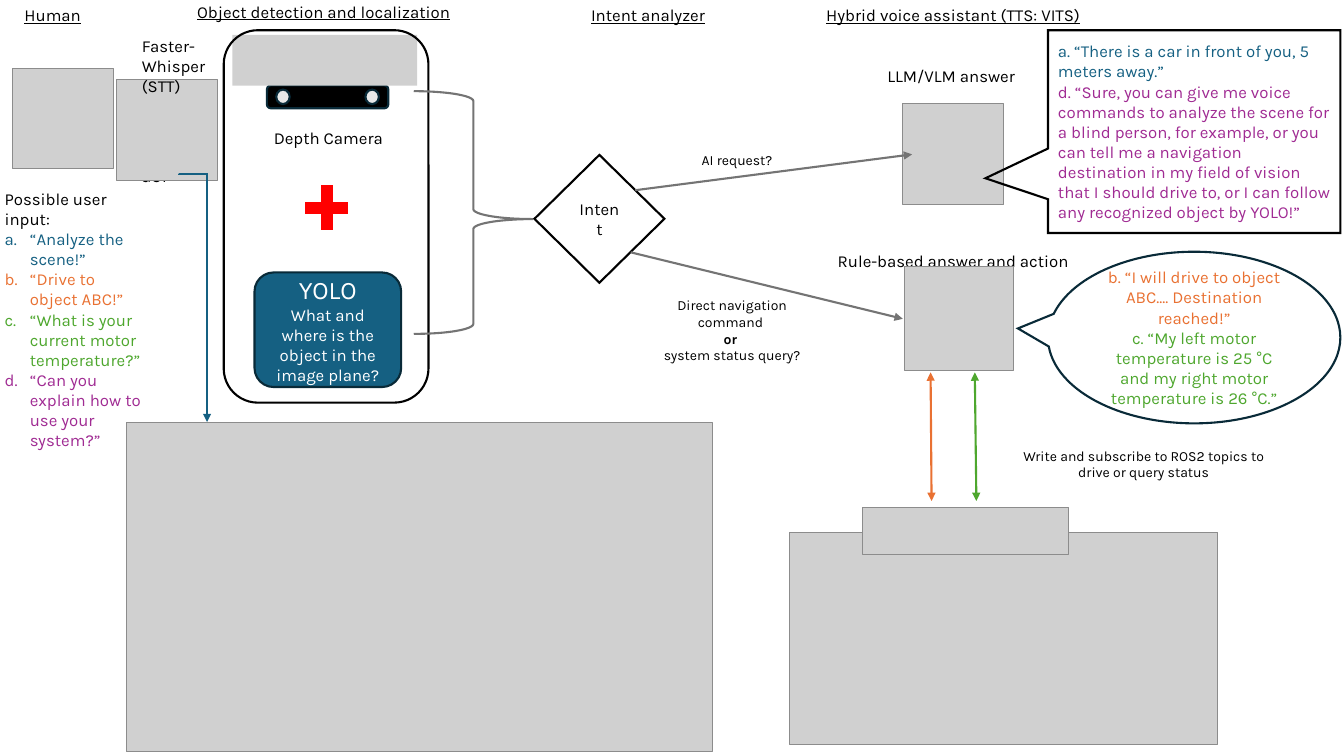
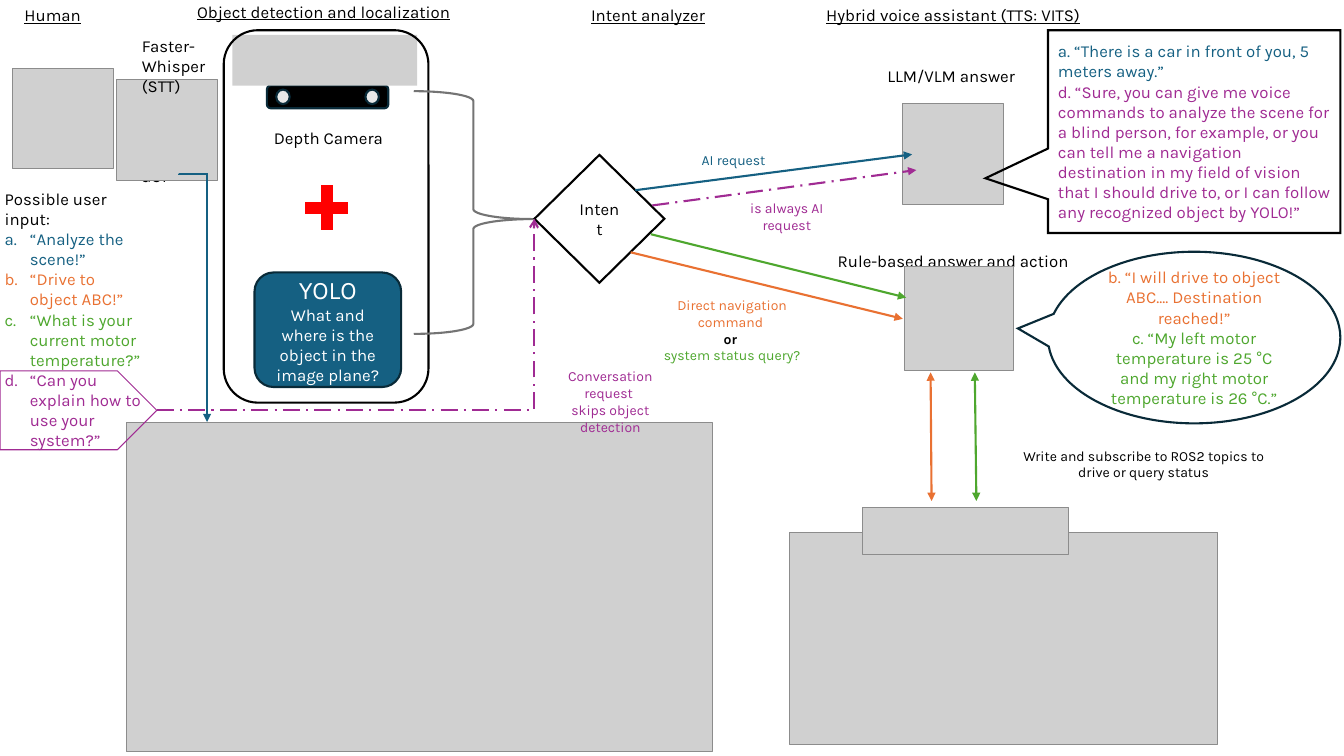
Before and after one commit to TKL01/IEEE-Technology-and-Society-Draft, a slide deck: slide 1 of images/framework_architecture.pptx. Drawn at 1344x756 pixels with LibreOffice and Linux fonts; fonts in the diff are those of the drawing; grey boxes stand for pictures. Boxes give left, top, right and bottom in pixels: in the first picture for what was removed or moved away, otherwise in the second. Text is boxed around its words. In the diff, an @@ line names an element or a change of style, - is before the commit and + after.

```diff
--- a/images/framework_architecture.pptx
+++ b/images/framework_architecture.pptx
@@ arrow (635, 191) - (912, 154): stroke #747474 1.5 pt to #156082 1.5 pt @@
@@ arrow added from (652, 206) to (917, 170), #A02B93 1.5 pt dashed @@
@@ text at (702, 156, 766, 169): text changed; text colour #000000 to #156082 @@
-AI request?
+AI request
@@ text added at (750, 203, 823, 234), 10 pt, text #A02B93 @@
+is always AI request
@@ elbow arrow added from (157, 410) to (534, 219), #A02B93 1.5 pt dashed @@
@@ arrow added from (651, 234) to (906, 297), #4EA72E 1.5 pt @@
@@ arrow (631, 252) - (903, 319): stroke #747474 1.5 pt to #E97132 1.5 pt @@
@@ text "Direct navigation command or system ..." at (664, 300, 800, 364): text colour #000000 to #E97132 in "Direct navigation command"; text colour #000000 to #4EA72E in "system status query?" @@
@@ pentagon arrow added at (0, 371, 157, 450), outline #A02B93 0.75 pt @@
@@ text added at (568, 371, 652, 432), 10 pt, text #A02B93 @@
+Conversation request
+skips object detection
```
Also in this commit, not shown: 2 other files.
